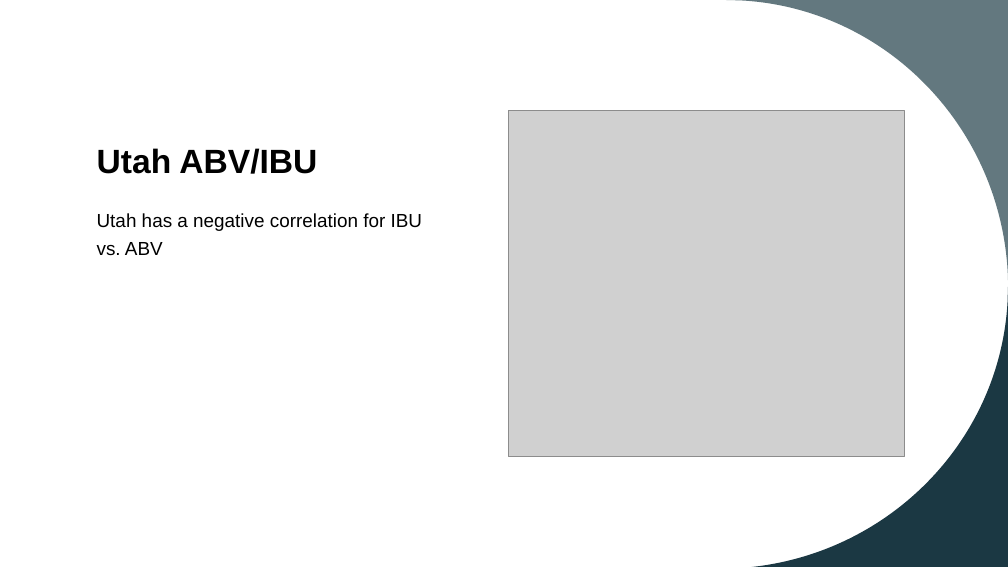
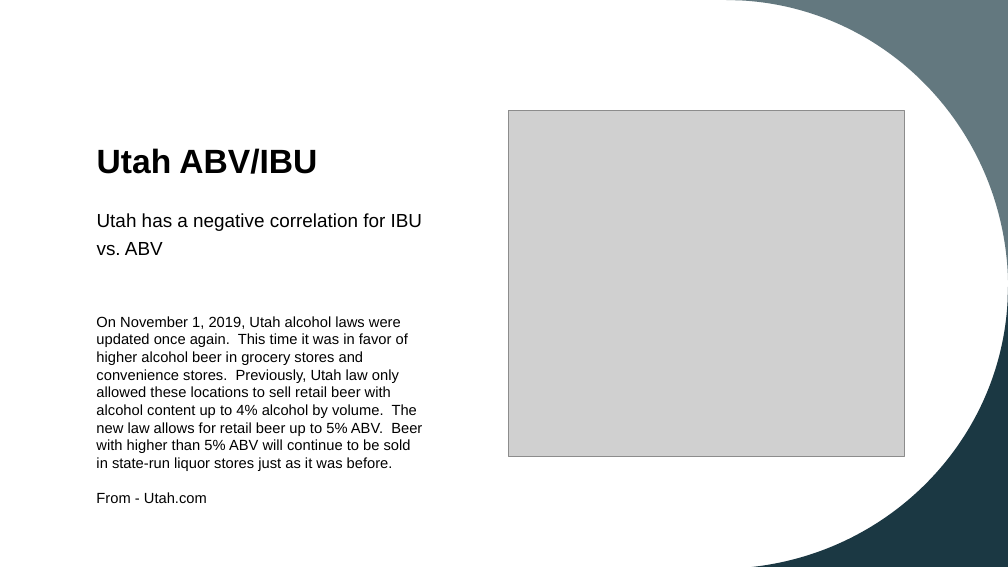
Before and after one commit to cdholmes11/DDS-Project-1, a slide deck: slide 6 of Dane_Holmes_DDS_Project_1_EDA.pptx. Drawn at 1008x567 pixels with LibreOffice and Linux fonts; fonts in the diff are those of the drawing; grey boxes stand for pictures. Boxes give left, top, right and bottom in pixels: in the first picture for what was removed or moved away, otherwise in the second. Text is boxed around its words. In the diff, an @@ line names an element or a change of style, - is before the commit and + after.

```diff
--- a/Dane_Holmes_DDS_Project_1_EDA.pptx
+++ b/Dane_Holmes_DDS_Project_1_EDA.pptx
@@ text added at (96,316,422,503), 14 pt, text #000000 @@
+On November 1, 2019, Utah alcohol laws were updated once again. This time it was in favor of higher alcohol beer in grocery stores and convenience stores. Previously, Utah law only allowed these locations to sell retail beer with alcohol content up to 4% alcohol by volume. The new law allows for retail beer up to 5% ABV. Beer with higher than 5% ABV will continue to be sold in state-run liquor stores just as it was before.
+From - Utah.com
```
